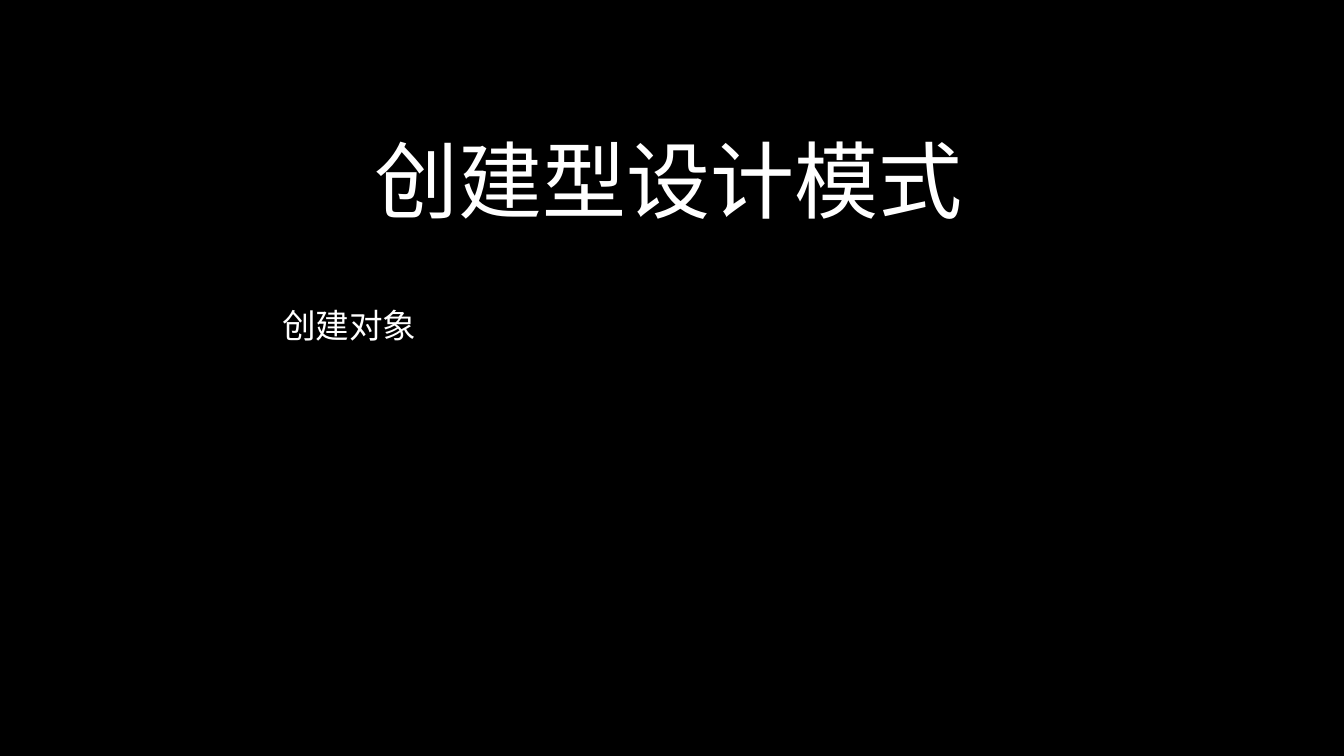
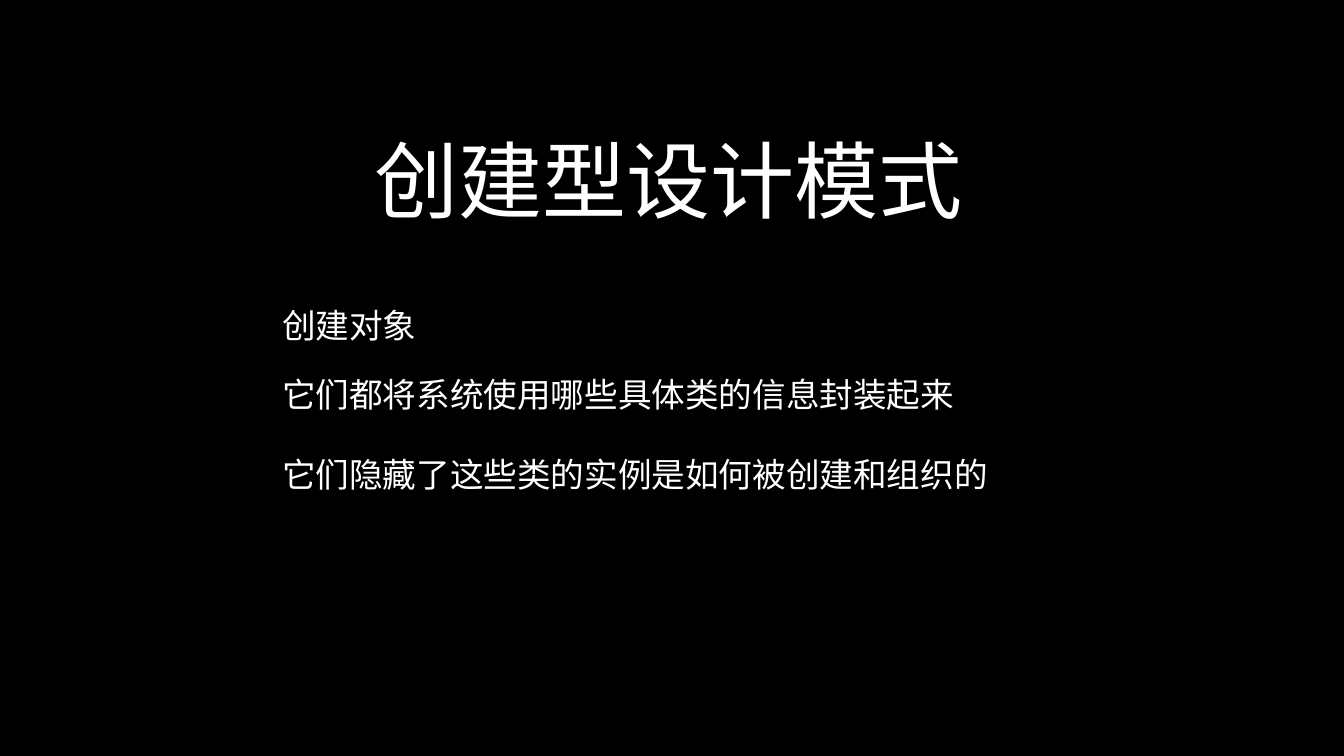
Before and after one commit to 643364103/design, a slide deck: slide 3 of designpattern/ppt/设计模式（二）.pptx (slide 2 before the commit). Drawn at 1344x756 pixels with LibreOffice and Linux fonts; fonts in the diff are those of the drawing. Boxes give left, top, right and bottom in pixels: in the first picture for what was removed or moved away, otherwise in the second. Text is boxed around its words. In the diff, an @@ line names an element or a change of style, - is before the commit and + after.

```diff
--- a/designpattern/ppt/设计模式（二）.pptx
+++ b/designpattern/ppt/设计模式（二）.pptx
@@ text added at box(282, 378, 954, 410), 24 pt, text #FFFFFF @@
+它们都将系统使用哪些具体类的信息封装起来
@@ text added at box(282, 458, 988, 490), 24 pt, text #FFFFFF @@
+它们隐藏了这些类的实例是如何被创建和组织的
```
Also in this commit, not shown: 1 slide added, 1 other file.
